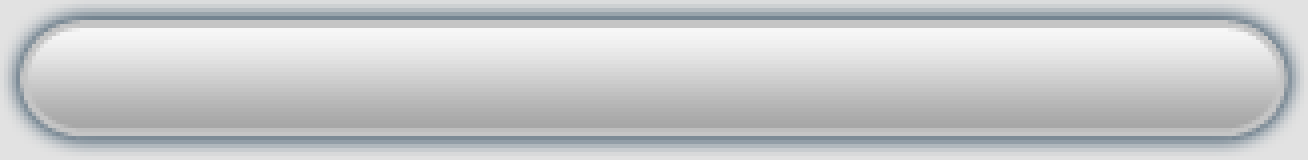
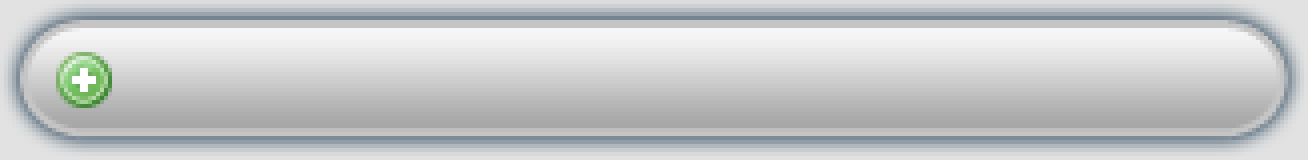
Revision of a layered 1308 × 160 image; what changed, layer by layer:
added layer "Layer 3" above "Layer 1" over (x1=56, y1=52, x2=112, y2=108)
